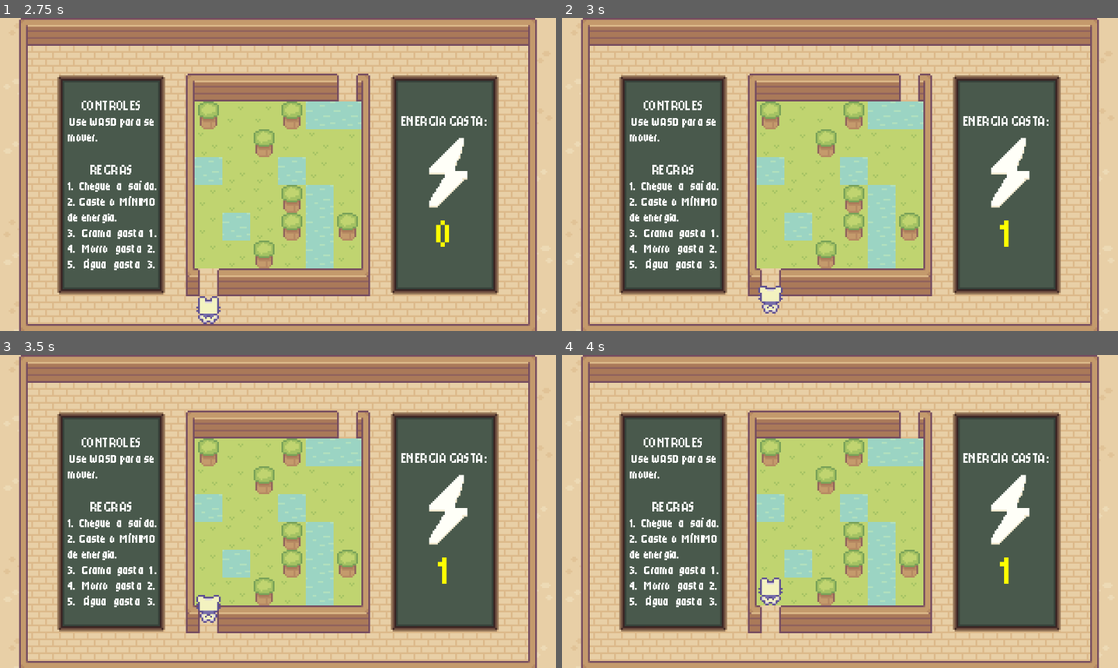
Above: before the commit, frames 1-4 (two rows, left to right).
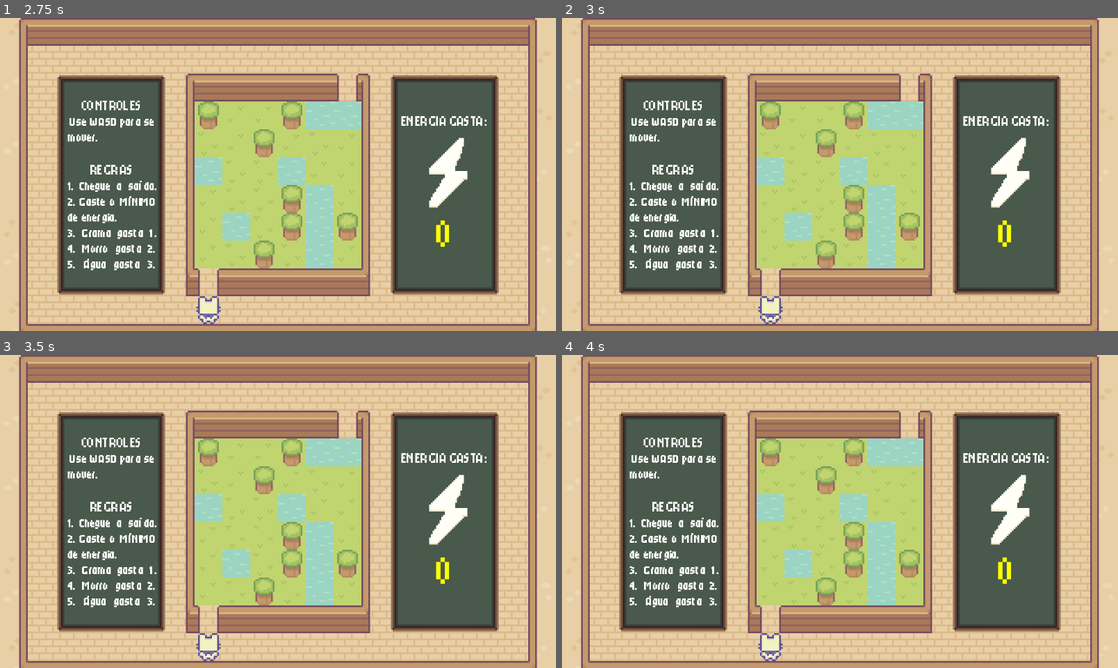
Above: after the commit, the same moments.

Repository: Luciano-Tadeu/pathfiding-game-A-
Game: Godot game, scene res://cenas/Ambiente.tscn
Two runs of this game, one before a commit and one after it. Both use one fixed random seed, a clock stepped at 60 frames per second and the inputs below.
Inputs:
- Up to frame 1 (2.75 s): tap Enter at 0.5, 2 s; hold Right (ui_right) 0.53-1.28 s; hold S (Trás, bound only after the commit) 0.53-1.28 s; tap Space at 1.25 s; hold Down (ui_down) 1.28-2.03 s; tap S (Trás, bound only after the commit) at 1.35 s; hold Right (ui_right) from 2.03 s (still down); hold S (Trás, bound only after the commit) from 2.03 s (still down)
- Up to frame 2 (3 s): tap Space at 2.75 s; release Right (ui_right) at 2.78 s; release S (Trás, bound only after the commit) at 2.78 s; hold Up (ui_up) from 2.78 s (still down); tap S (Trás, bound only after the commit) at 2.85 s
- Up to frame 3 (3.5 s): keep holding Up (ui_up)
- Up to frame 4 (4 s): release Up (ui_up) at 3.53 s; hold Left (ui_left) from 3.53 s (still down); hold S (Trás, bound only after the commit) from 3.53 s (still down)

Frame 1 is identical in both runs. In frame 2, 0.5% of the frame differs, in the area x 35-81%, y 64-98%; in frame 3, 0.7%; in frame 4, 0.7%.

Commit message:
FIX: WASD Movement e Introdução Relatório

Diff:
--- a/godot/project.godot
+++ b/godot/project.godot
@@ -26,6 +26,29 @@
 
 project/assembly_name="Grupo IA"
 
+[input]
+
+Frente={
+"deadzone": 0.2,
+"events": [Object(InputEventKey,"resource_local_to_scene":false,"resource_name":"","device":-1,"window_id":0,"alt_pressed":false,"shift_pressed":false,"ctrl_pressed":false,"meta_pressed":false,"pressed":false,"keycode":0,"physical_keycode":87,"key_label":0,"unicode":119,"location":0,"echo":false,"script":null)
+]
+}
+"Trás"={
+"deadzone": 0.2,
+"events": [Object(InputEventKey,"resource_local_to_scene":false,"resource_name":"","device":-1,"window_id":0,"alt_pressed":false,"shift_pressed":false,"ctrl_pressed":false,"meta_pressed":false,"pressed":false,"keycode":0,"physical_keycode":83,"key_label":0,"unicode":115,"location":0,"echo":false,"script":null)
+]
+}
+Direita={
+"deadzone": 0.2,
+"events": [Object(InputEventKey,"resource_local_to_scene":false,"resource_name":"","device":-1,"window_id":0,"alt_pressed":false,"shift_pressed":false,"ctrl_pressed":false,"meta_pressed":false,"pressed":false,"keycode":0,"physical_keycode":68,"key_label":0,"unicode":100,"location":0,"echo":false,"script":null)
+]
+}
+Esquerda={
+"deadzone": 0.2,
+"events": [Object(InputEventKey,"resource_local_to_scene":false,"resource_name":"","device":-1,"window_id":0,"alt_pressed":false,"shift_pressed":false,"ctrl_pressed":false,"meta_pressed":false,"pressed":false,"keycode":0,"physical_keycode":65,"key_label":0,"unicode":97,"location":0,"echo":false,"script":null)
+]
+}
+
 [physics]
 
 3d/physics_engine="Jolt Physics"
--- a/godot/scripts/game/movement.gd
+++ b/godot/scripts/game/movement.gd
@@ -44,13 +44,13 @@
 
 	var direcao = Vector2i.ZERO
 
-	if event.is_action_pressed("ui_right"):
+	if event.is_action_pressed("Direita"):
 		direcao = Vector2i.RIGHT
-	elif event.is_action_pressed("ui_left"):
+	elif event.is_action_pressed("Esquerda"):
 		direcao = Vector2i.LEFT
-	elif event.is_action_pressed("ui_down"):
+	elif event.is_action_pressed("Trás"):
 		direcao = Vector2i.DOWN
-	elif event.is_action_pressed("ui_up"):
+	elif event.is_action_pressed("Frente"):
 		direcao = Vector2i.UP
 
 	if direcao != Vector2i.ZERO:
Not shown, added: relatorio/figuras/grid_game.png
Not shown, added: relatorio/main.pdf
Not shown, changed: relatorio/main.tex
Not shown, changed: relatorio/sessoes/1-introducao.tex
